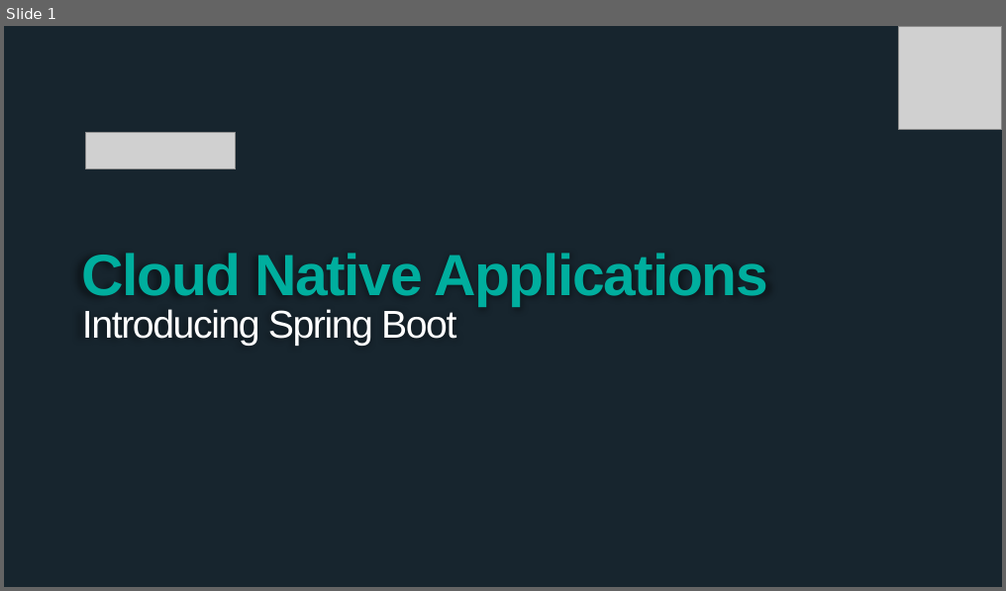
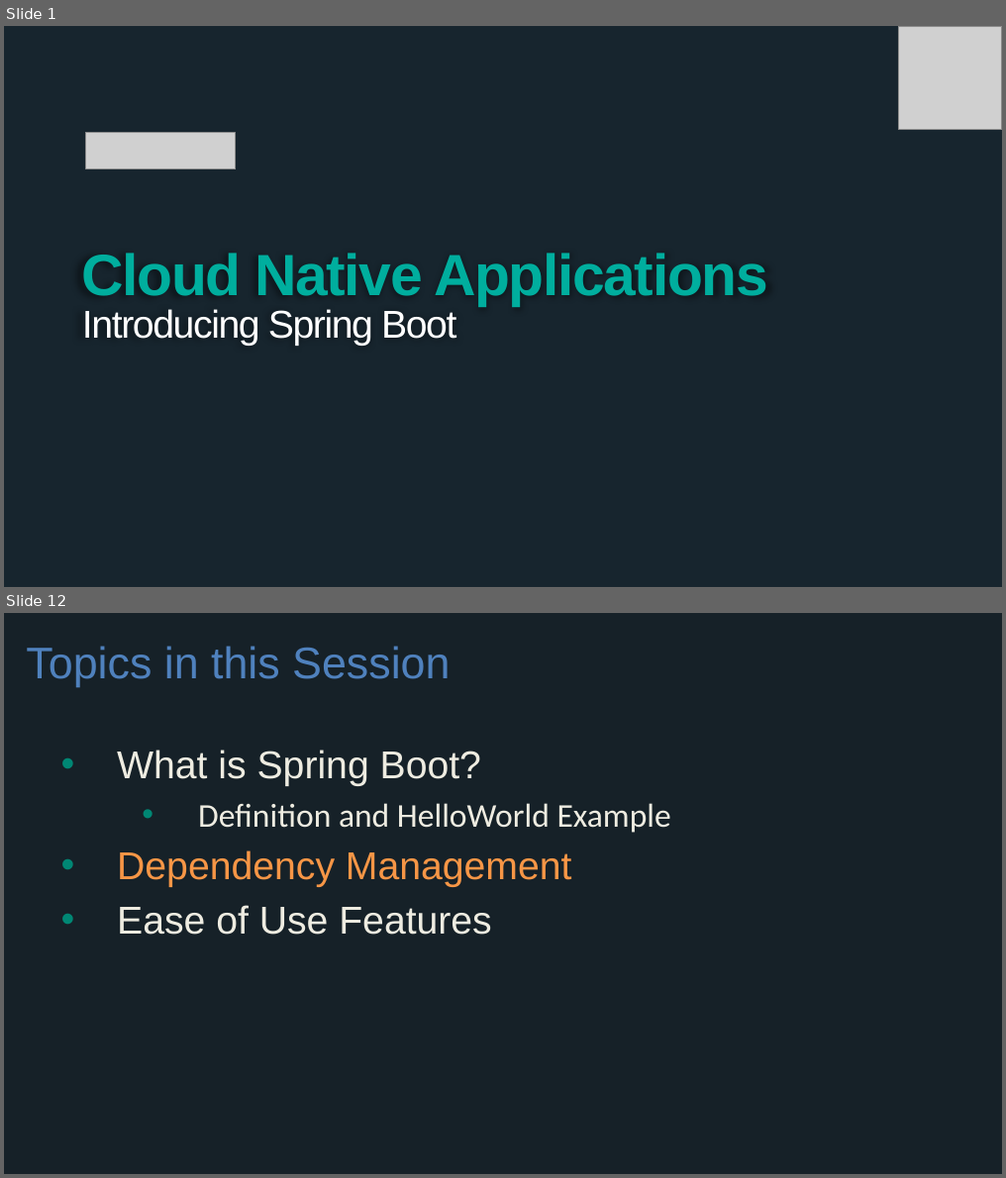
Before and after one commit to wxlund/CN-Workshop-Boeing, a slide deck: presentations/Session_2_Intro_Boot.pptx. Shown one above the other, each under a label of ours: slide 1 before the commit, slides 1 and 12 after it; the slides between them are not shown. The pictures are 1006x591 and 1006x1178 pixels, drawn with LibreOffice and Linux fonts; fonts in the diff are those of the drawing; grey boxes stand for pictures; background and template pictures are left out. Boxes give left, top, right and bottom in pixels: in the first picture for what was removed or moved away, otherwise in the second. Text is boxed around its words. In the diff, an @@ line names an element or a change of style, - is before the commit and + after.

```diff
--- a/presentations/Session_2_Intro_Boot.pptx
+++ b/presentations/Session_2_Intro_Boot.pptx
@@ slide 12 added at [4,613,1002,1174], background #162128 @@
@@ title added at [26,646,450,687], 32 pt, text #4F81BD @@
+Topics in this Session
@@ text added at [117,750,671,935], 28 pt, text #EEECE1 @@
+• What is Spring Boot?
+  • Definition and HelloWorld Example
+• Dependency Management
+• Ease of Use Features
```
Also in this commit, not shown: 19 other slides added, 1 slide removed.
